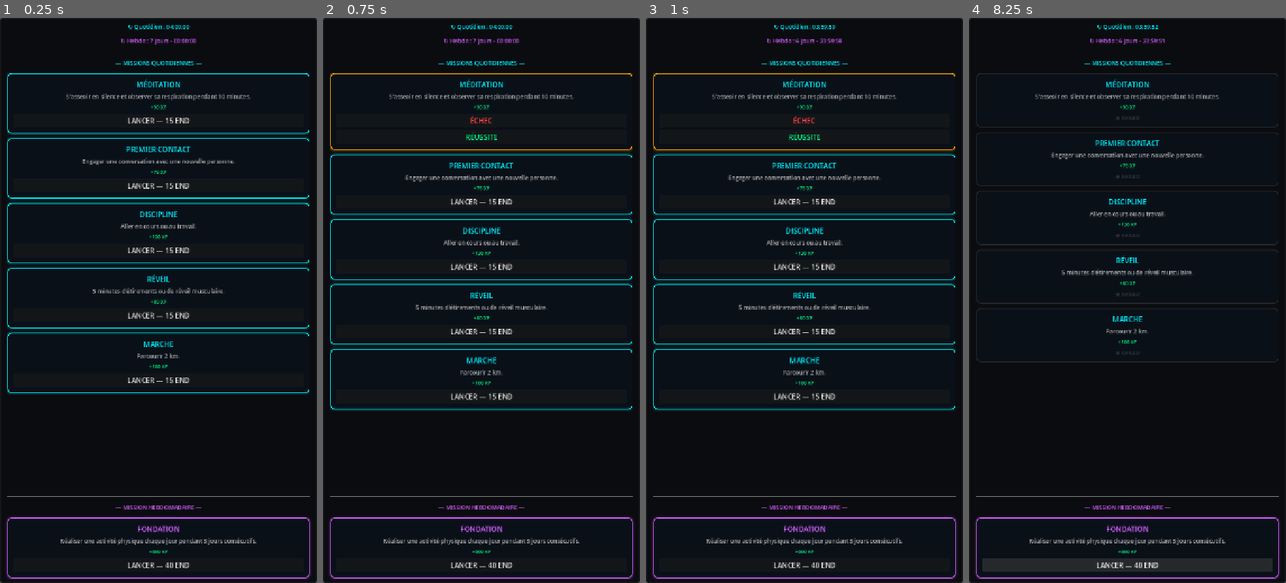
Above: before the commit, frames 1-4 (left to right).
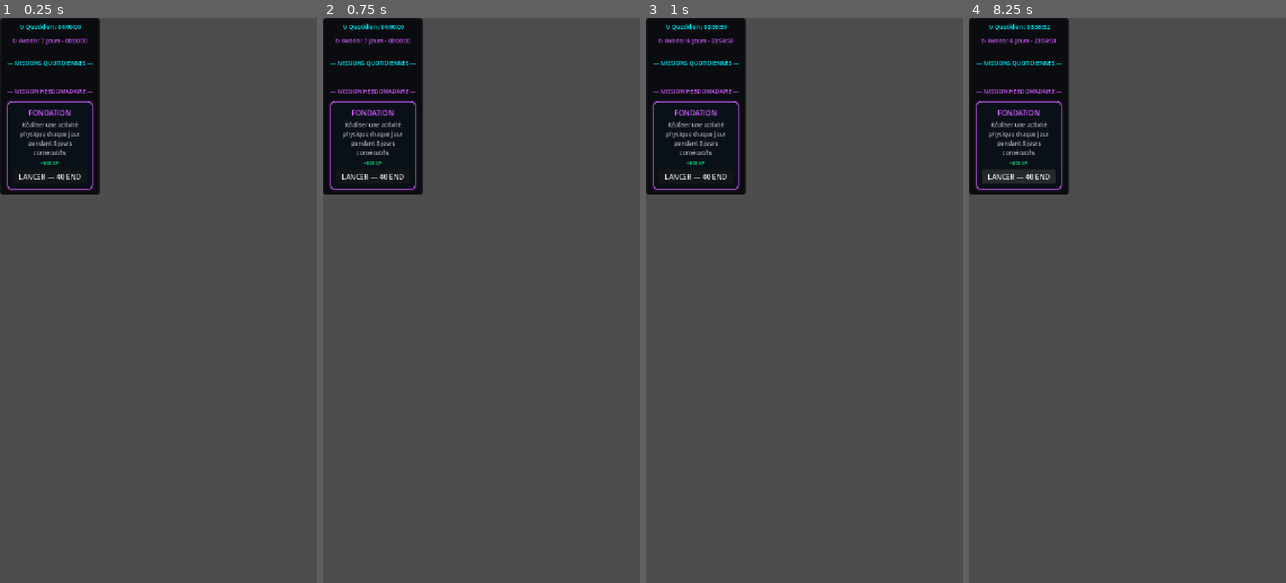
Above: after the commit, the same moments.

Repository: Argoht/Jeu
Game: Godot game, scene res://Scenes/MissionsUI.tscn
Two runs of this game, one before a commit and one after it. Both use one fixed random seed, a clock stepped at 60 frames per second and the inputs below.
Inputs (mouse positions are in pixels of both pictures, inside the frame that each line leads up to):
- Up to frame 1 (0.25 s): no input
- Up to frame 2 (0.75 s): click "LANCER — 15 END" at 0.5 s
- Up to frame 3 (1 s): no input
- Up to frame 4 (8.25 s): click (1127, 119) at 1.25 s, where only the run before the commit has a clickable "ÉCHEC"; click "LANCER — 15 END" at 2 s; click (1127, 181) at 2.75 s, where only the run before the commit has a clickable "ÉCHEC"; click "LANCER — 15 END" at 3.5 s; click (1127, 238) at 4.25 s, where only the run before the commit has a clickable "ÉCHEC"; click "LANCER — 15 END" at 5 s; click (1127, 294) at 5.75 s, where only the run before the commit has a clickable "ÉCHEC"; click "LANCER — 15 END" at 6.5 s; click (1127, 357) at 7.25 s, where only the run before the commit has a clickable "ÉCHEC"; click "LANCER — 40 END" at 8 s

The runs differ from the first frame. In frame 1, 91% of the frame differs, in the area x 0-100%, y 0-100%; in frame 2, 91%; in frame 3, 91%; in frame 4, 92%.

Commit message:
fix: nettoyer MissionsUI.tscn pour usage en Container child uniquement
Le root MissionsUI ne déclare plus layout_mode=3/anchors_preset=15 (qui
étaient pertinents en standalone mais inutiles/parasites en tant qu'enfant
de Container). L'instance MissionsPanel reçoit explicitement
size_flags_horizontal=3 en plus de vertical=3.

Diff:
--- a/jeu/Scenes/MissionsUI.tscn
+++ b/jeu/Scenes/MissionsUI.tscn
@@ -15,10 +15,6 @@
 corner_radius_bottom_left = 4
 
 [node name="MissionsUI" type="PanelContainer" unique_id=997653016]
-layout_mode = 3
-anchors_preset = 15
-anchor_right = 1.0
-anchor_bottom = 1.0
 size_flags_horizontal = 3
 size_flags_vertical = 3
 theme_override_styles/panel = SubResource("StyleBoxFlat_panel")
--- a/jeu/Scenes/main_scene.tscn
+++ b/jeu/Scenes/main_scene.tscn
@@ -1025,4 +1025,5 @@
 [node name="MissionsPanel" parent="VBox/GameZone/VBox" instance=ExtResource("missions_scene")]
 visible = false
 layout_mode = 2
-size_flags_vertical = 3
+size_flags_horizontal = 3
+size_flags_vertical = 3
